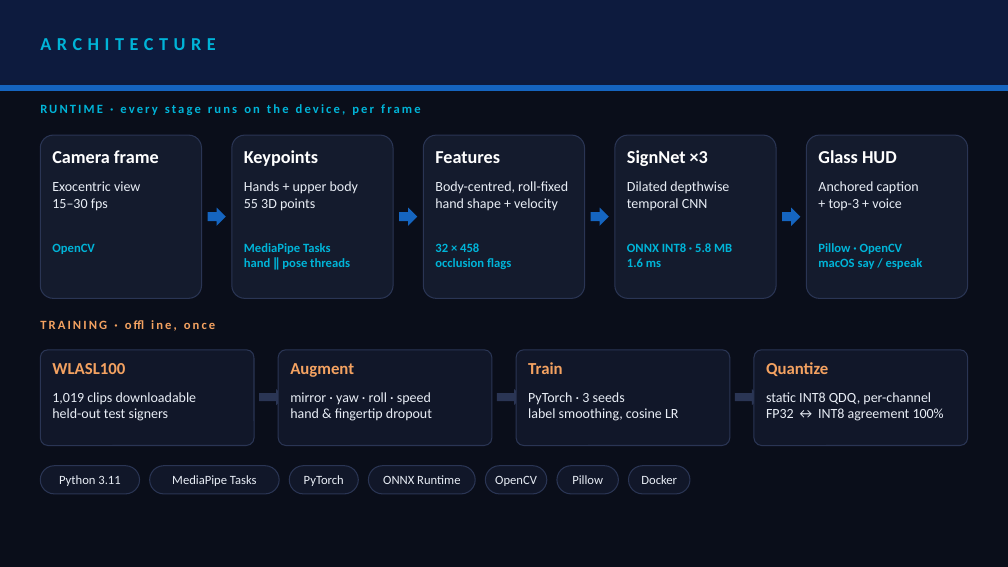
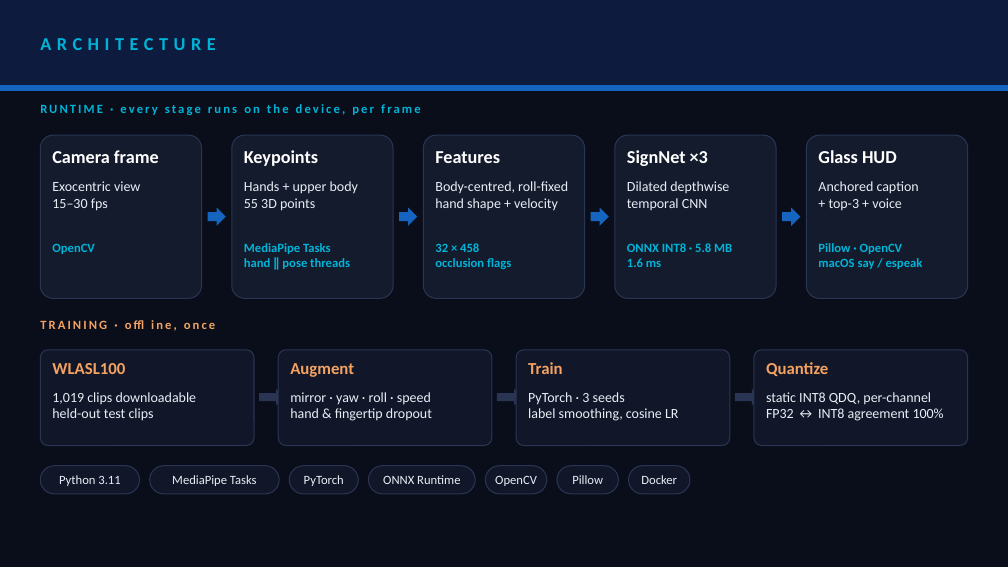
Before and after one commit to iamroyce007/echogesture, a slide deck: slide 4 of docs/SRMIST_Hypervisor.pptx. Drawn at 1008x567 pixels with LibreOffice and Linux fonts; fonts in the diff are those of the drawing. Boxes give left, top, right and bottom in pixels: in the first picture for what was removed or moved away, otherwise in the second. Text is boxed around its words. In the diff, an @@ line names an element or a change of style, - is before the commit and + after.

```diff
--- a/docs/SRMIST_Hypervisor.pptx
+++ b/docs/SRMIST_Hypervisor.pptx
@@ text at bbox=[52, 392, 197, 421]: text changed @@
-1,019 clips downloadable
-held-out test signers
+1,019 clips downloadable
+held-out test clips
```
Also in this commit, not shown: 2 other slides changed, 14 other files.
